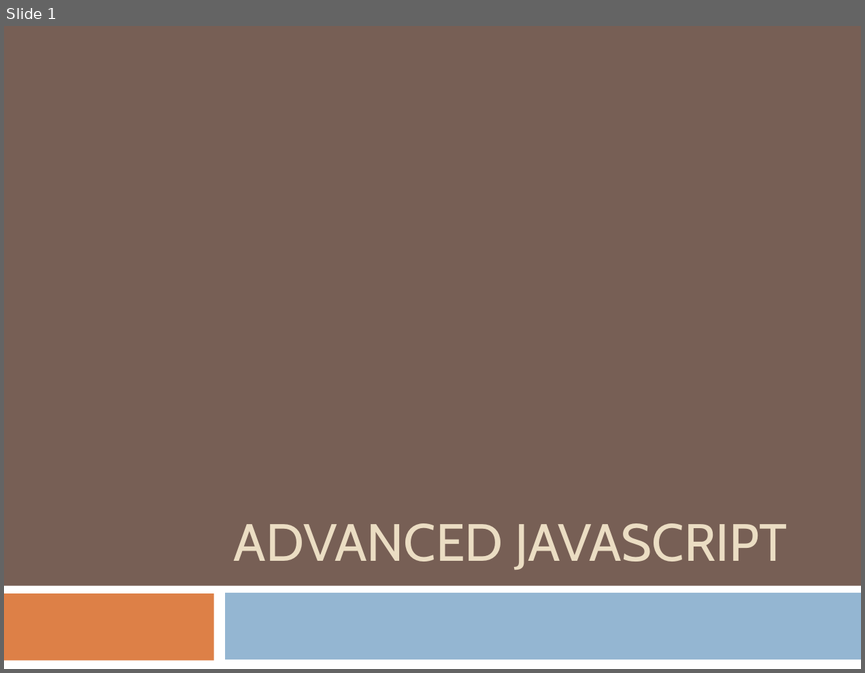
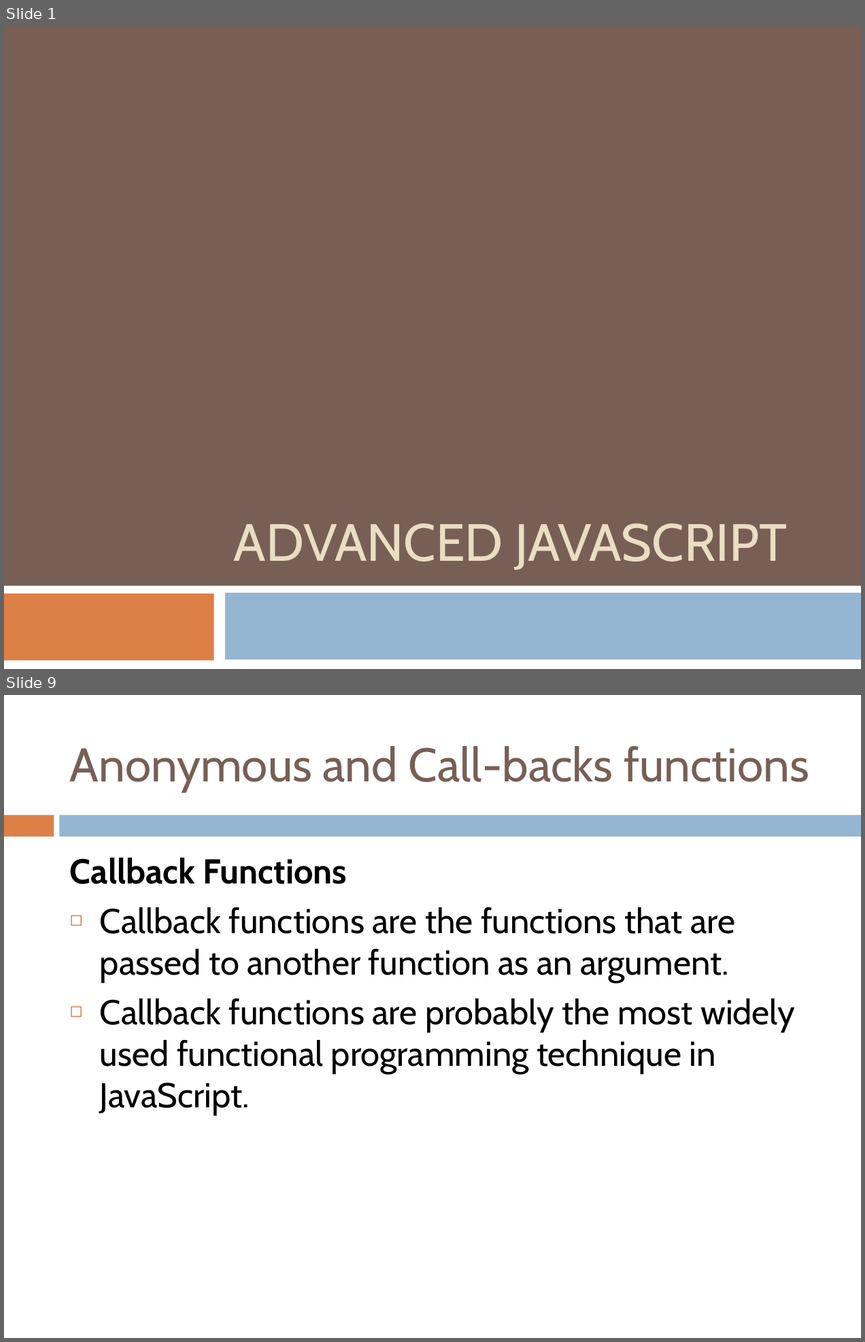
Before and after one commit to yedukondalurd/PPT, a slide deck: Advanced Javascript.pptx. Shown one above the other, each under a label of ours: slide 1 before the commit, slides 1 and 9 after it; the slides between them are not shown. The pictures are 865x673 and 865x1342 pixels, drawn with LibreOffice and Linux fonts; fonts in the diff are those of the drawing. Boxes give left, top, right and bottom in pixels: in the first picture for what was removed or moved away, otherwise in the second. Text is boxed around its words. In the diff, an @@ line names an element or a change of style, - is before the commit and + after.

```diff
--- a/Advanced Javascript.pptx
+++ b/Advanced Javascript.pptx
@@ slide 9 added at [4,695,861,1338], background #FFFFFF @@
@@ title added at [70,746,809,792], 39.6 pt, text #775F55 @@
+Anonymous and Call-backs functions
@@ rectangle added at [4,815,54,836], fill #DD8047 @@
@@ rectangle added at [60,815,861,836], fill #94B6D2 @@
@@ text added at [70,858,795,1115], 29 pt, text #000000 @@
+Callback Functions
+◻ Callback functions are the functions that are passed to another function as an argument.
+◻ Callback functions are probably the most widely used functional programming technique in JavaScript.
```
Also in this commit, not shown: 2 slides changed, 11 other slides added, 1 slide removed, 2 other files.
